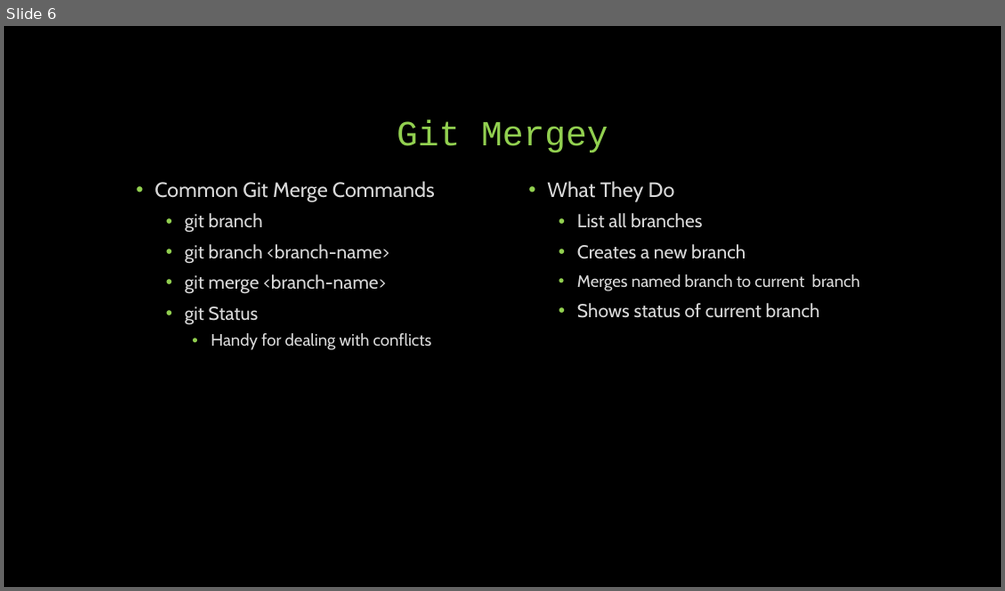
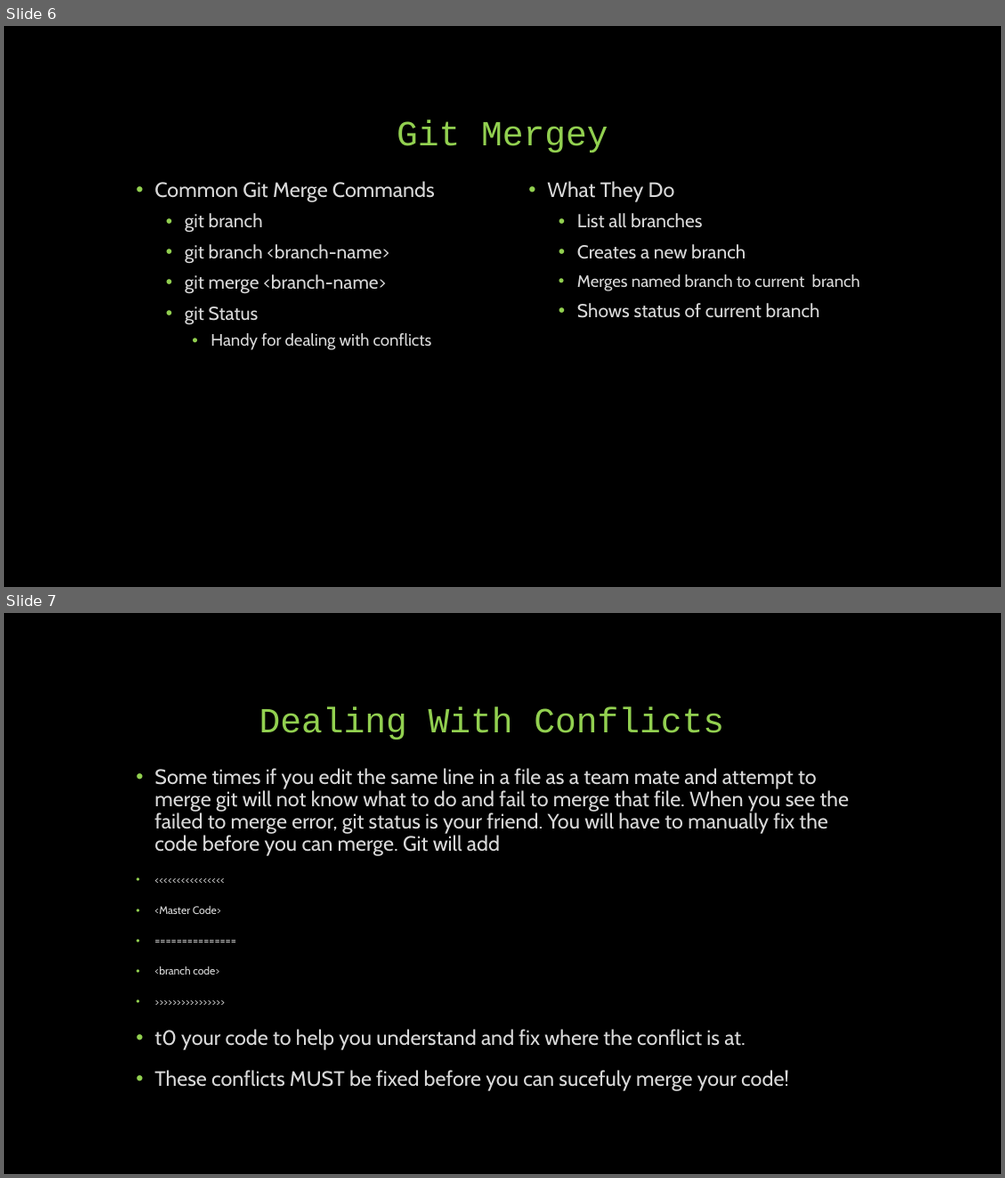
Before and after one commit to KalinBowden/BeDapperDesigns, a slide deck: GIT HUB Branching & Merging.pptx. Shown one above the other, each under a label of ours: slide 6 before the commit, slides 6 and 7 after it. The pictures are 1005x591 and 1005x1178 pixels, drawn with LibreOffice and Linux fonts; fonts in the diff are those of the drawing. Boxes give left, top, right and bottom in pixels: in the first picture for what was removed or moved away, otherwise in the second. Text is boxed around its words. In the diff, an @@ line names an element or a change of style, - is before the commit and + after.

```diff
--- a/GIT HUB Branching & Merging.pptx
+++ b/GIT HUB Branching & Merging.pptx
@@ slide 7 added at box(4, 613, 1001, 1174), background #000000 @@
@@ title added at box(259, 706, 724, 739), 34 pt, text #92D050 @@
+Dealing With Conflicts
@@ text added at box(154, 768, 849, 1091), 20 pt, text #D9D9D9 @@
+• Some times if you edit the same line in a file as a team mate and attempt to merge git will not know what to do and fail to merge that file. When you see the failed to merge error, git status is your friend. You will have to manually fix the code before you can merge. Git will add
+• <<<<<<<<<<<<<<<<
+• <Master Code>
+• ===============
+• <branch code>
+• >>>>>>>>>>>>>>>>
+• t0 your code to help you understand and fix where the conflict is at.
+• These conflicts MUST be fixed before you can sucefuly merge your code!
```
Also in this commit, not shown: 2 slides changed.
